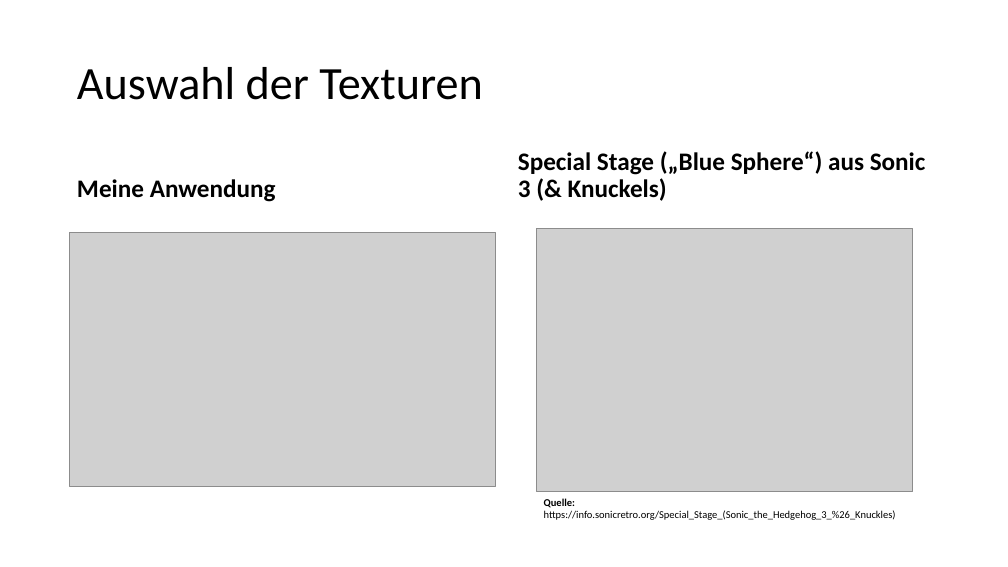
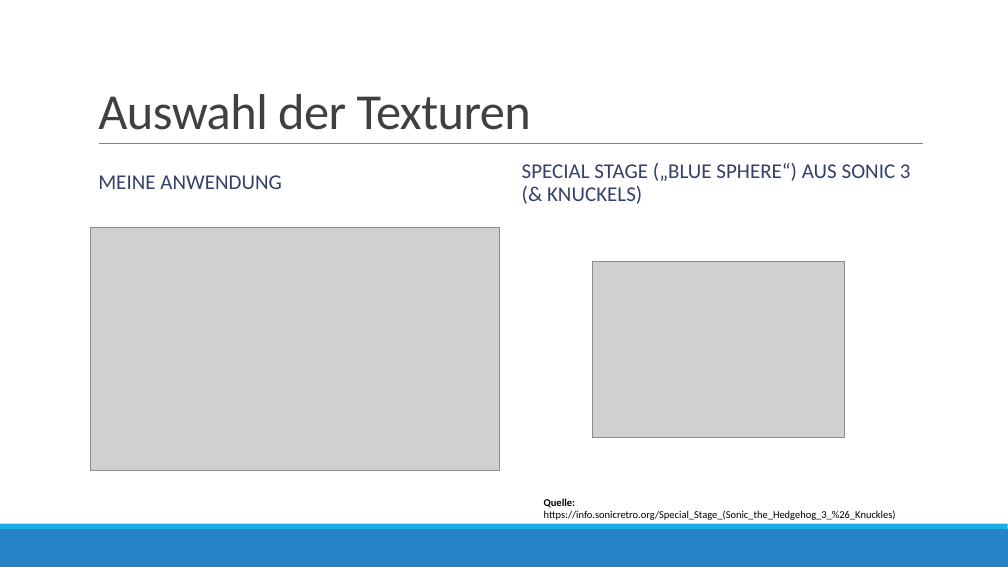
Before and after one commit to JanNiclasRuppenthal/SP_Portfolio01, a slide deck: slide 4 of slides/Portfolio01_Slides.pptx. Drawn at 1008x567 pixels with LibreOffice and Linux fonts; fonts in the diff are those of the drawing; grey boxes stand for pictures. Boxes give left, top, right and bottom in pixels: in the first picture for what was removed or moved away, otherwise in the second. Text is boxed around its words. In the diff, an @@ line names an element or a change of style, - is before the commit and + after.

```diff
--- a/slides/Portfolio01_Slides.pptx
+++ b/slides/Portfolio01_Slides.pptx
@@ title "Auswahl der Texturen": place and size @@
-title "Auswahl der Texturen" at (77,67,482,100)
+title "Auswahl der Texturen" at (98,94,531,130)
@@ title "Auswahl der Texturen" at (98,94,531,130): size 44 to 48 pt, text colour #000000 to #404040, letter spacing 0 to -0.5 pt; line spacing 0.9 to 0.85; vertical alignment middle to bottom @@
@@ line added from (99, 144) to (923, 144), #808080 0.5 pt @@
@@ text "MEINE ANWENDUNG" at (98,175,281,189): vertical alignment bottom to middle @@
@@ text at (98,175,281,189): text changed; size 24 to 20 pt; text colour #000000 to #344068; bold off @@
-Meine Anwendung
+MEINE ANWENDUNG
@@ text "SPECIAL STAGE („BLUE SPHERE“) AUS ..." at (522,163,911,204): vertical alignment bottom to middle @@
@@ text at (522,163,911,204): text changed; size 24 to 20 pt; text colour #000000 to #344068; bold off @@
-Special Stage („Blue Sphere“) aus Sonic 3 (& Knuckels)
+SPECIAL STAGE („BLUE SPHERE“) AUS SONIC 3 (& KNUCKELS)
@@ picture: place and size @@
-picture at (70,233,496,487)
+picture at (91,228,499,470)
@@ picture: place and size @@
-picture at (536,228,913,492)
+picture at (592,261,844,437)
@@ rectangle added at (0,529,1008,567), fill #2683C6 @@
@@ rectangle added at (0,524,1008,529), fill #1CADE4 @@
```
Also in this commit, not shown: 11 other slides changed, 1 slide added, 1 slide removed, 2 other files.
